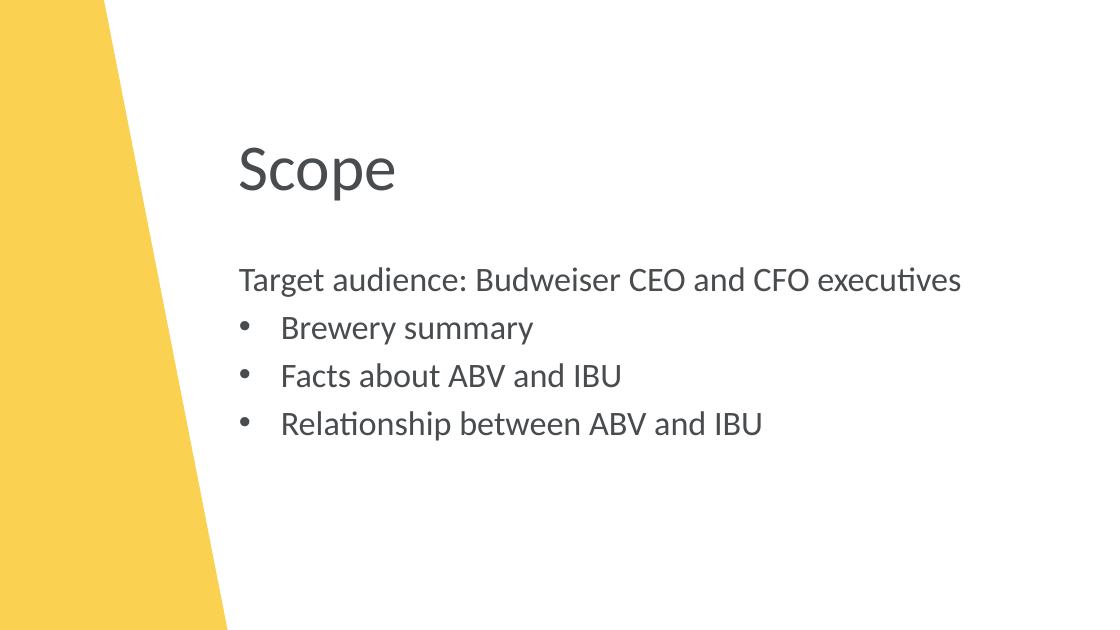
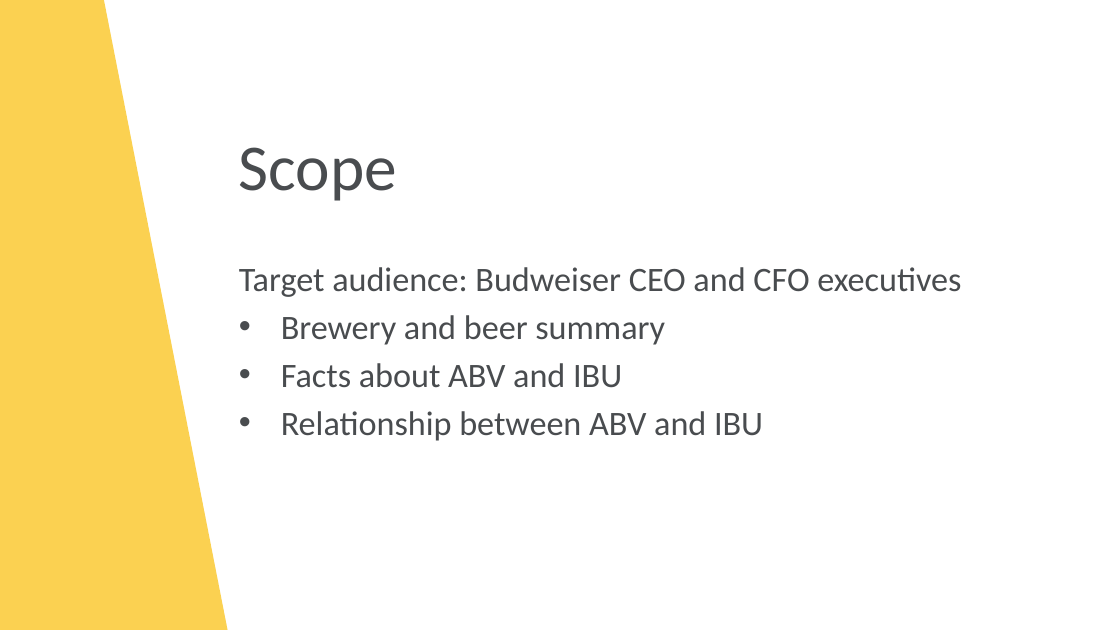
Before and after one commit to tschwebke/DDS6306-Group-Project-1, a slide deck: slide 2 of DS6306 Group Project 1 v2.pptx. Drawn at 1120x630 pixels with LibreOffice and Linux fonts; fonts in the diff are those of the drawing; background and template pictures are left out. Boxes give left, top, right and bottom in pixels: in the first picture for what was removed or moved away, otherwise in the second. Text is boxed around its words. In the diff, an @@ line names an element or a change of style, - is before the commit and + after.

```diff
--- a/DS6306 Group Project 1 v2.pptx
+++ b/DS6306 Group Project 1 v2.pptx
@@ text at [281,315,665,345]: text changed @@
-• Brewery summary
+• Brewery and beer summary
```
Also in this commit, not shown: 5 other slides changed, 1 slide added.
